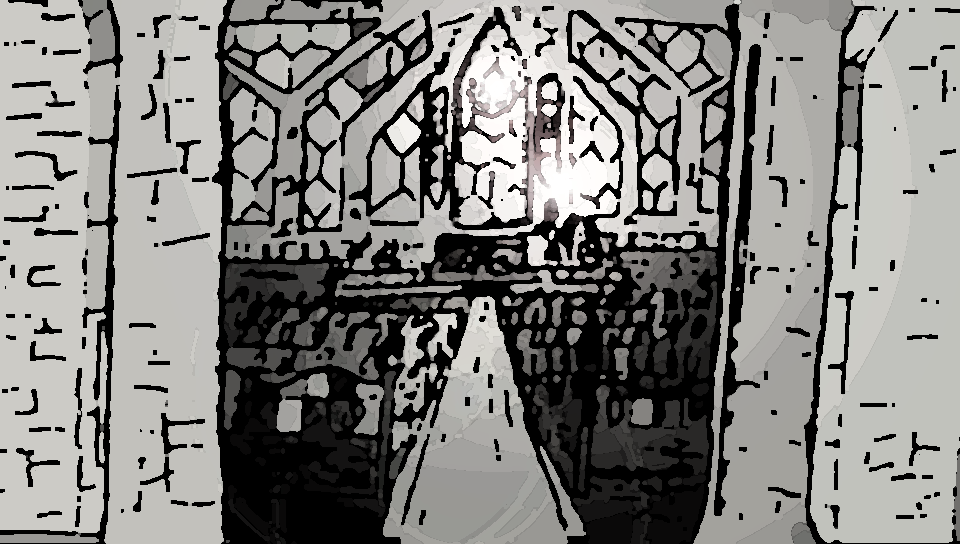
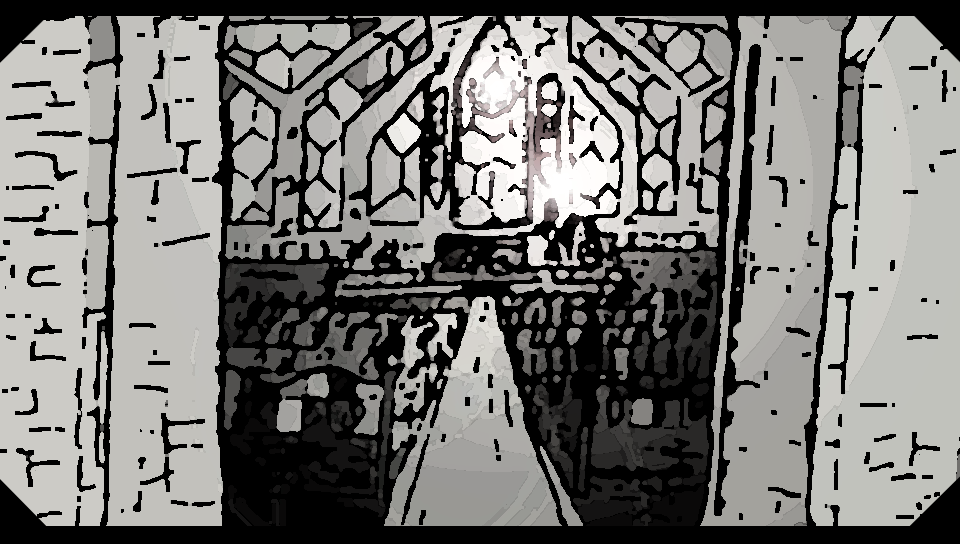
Before/after of a 960×544 layered artwork. What changed in the layer stack:
added layer "frame" above "Layer 2" over [0, 0, 960, 544]
